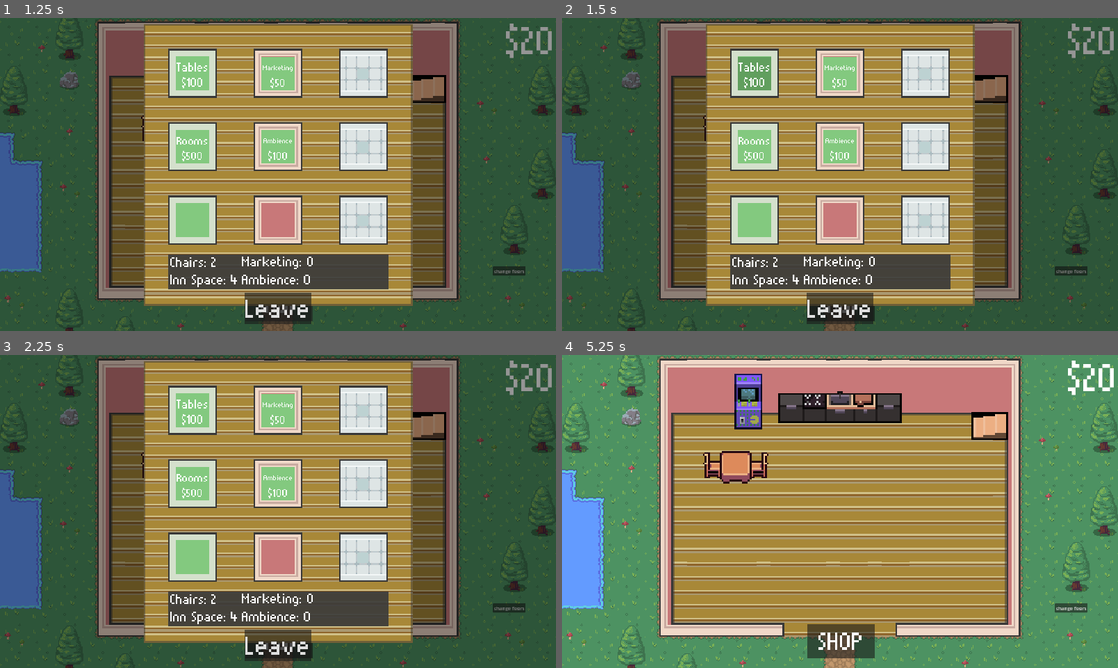
Above: before the commit, frames 1-4 (two rows, left to right).
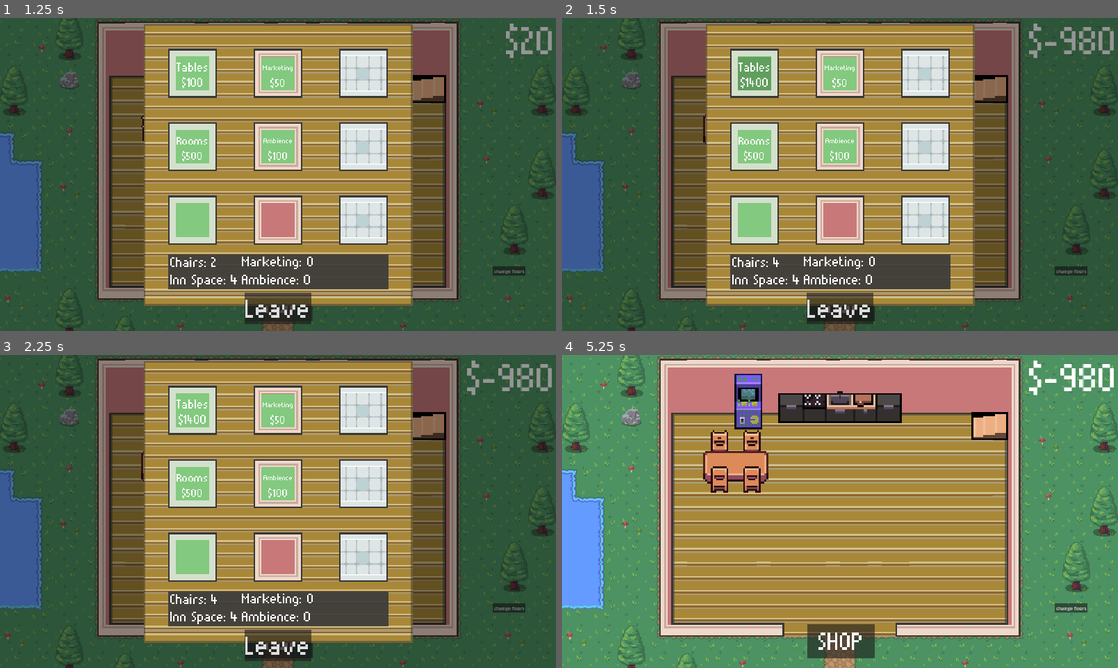
Above: after the commit, the same moments.

Repository: spencersmith24/CS315-Project3
Game: Godot game, scene res://Scenes/Scenes/main_2d.tscn
Same seed, same stepped clock (60 frames per second), same inputs: the game is played once before the commit and once after it.
Inputs:
- Up to frame 1 (1.25 s): click "SHOP" at 0.5 s
- Up to frame 2 (1.5 s): click "Tables" at 1.25 s
- Up to frame 3 (2.25 s): click "change floors" at 2 s
- Up to frame 4 (5.25 s): click "Rooms" at 2.75 s; click "Marketing" at 3.5 s; click "Ambience" at 4.25 s; click "Leave" at 5 s

Frame 1 is identical in both runs. In frame 2, 0.5% of the frame differs, in the area x 25-96%, y 1-80%; in frame 3, 0.5%; in frame 4, 1.8%, in the area x 25-96%, y 1-44%.

Commit message:
fix table buying script

Diff:
--- a/galaxy-gas/Scripts/shop.gd
+++ b/galaxy-gas/Scripts/shop.gd
@@ -20,6 +20,7 @@
 @export var ambience_upgrade_cost = 100
 @export var ambience_upgrade_cost_multiplier = 3
 
+var has_all_tables = false
 var tables_bought = 1
 
 var tables_upgraded = 0
@@ -71,7 +72,7 @@
 		process_mode = PROCESS_MODE_INHERIT
 
 func _on_tables_button_pressed():
-	if Globals.money_amt >= new_table_cost:
+	if Globals.money_amt >= new_table_cost and not has_all_tables:
 		for table in tables:
 			if table.is_bought == false:
 				table.buy_table()
@@ -83,8 +84,9 @@
 				$"Upgrades/TablesButton/TablesButton/Price".text = "$" + str(new_table_cost)
 				if tables_bought == 6:
 					$"Upgrades/TablesButton/TablesButton/Price".text = "$" + str(table_upgrade_cost)
+					has_all_tables = true
 				return
-
+	else:
 		Globals.money_amt -= table_upgrade_cost
 		table_upgrade_cost *= table_upgrade_cost_multiplier
 		table_upgrade_cost = int(table_upgrade_cost + .5)
--- a/galaxy-gas/Scripts/table.gd
+++ b/galaxy-gas/Scripts/table.gd
@@ -47,8 +47,8 @@
 		return true
 
 func check_ambience():
-	if root.ambience_level == 1:
+	if root.ambience_level > 0:
 		$Decorations/Plant1.visible = true
-	elif root.ambience_level == 3:
+	elif root.ambience_level > 2:
 		$Decorations/Plant1.visible = false
 		$Decorations/Plant2.visible = true
